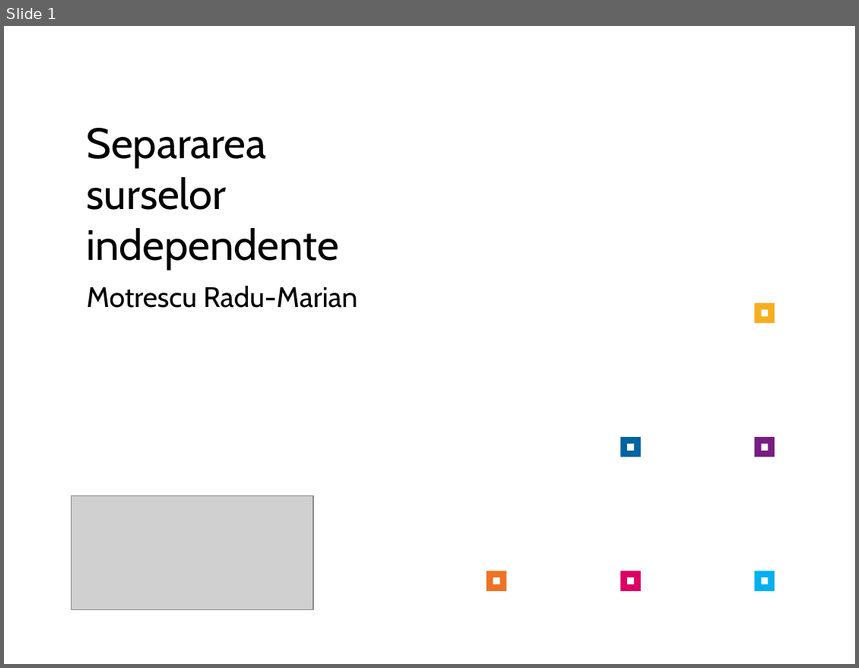
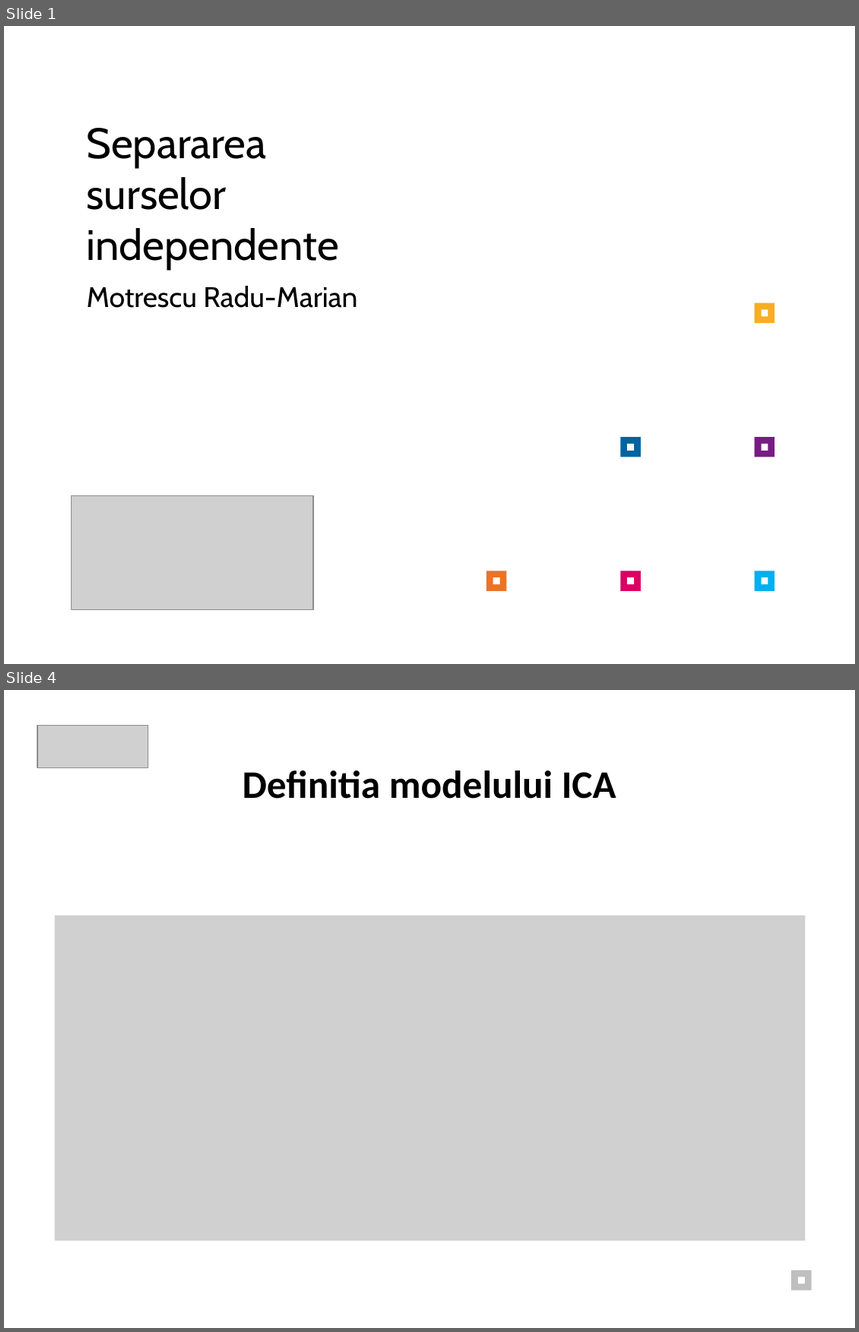
Before and after one commit to radumotrescu/Licenta-BSS, a slide deck: documentatie/prezentare_v2.pptx. Shown one above the other, each under a label of ours: slide 1 before the commit, slides 1 and 4 after it; the slides between them are not shown. The pictures are 859x668 and 859x1332 pixels, drawn with LibreOffice and Linux fonts; fonts in the diff are those of the drawing; grey boxes stand for pictures. Boxes give left, top, right and bottom in pixels: in the first picture for what was removed or moved away, otherwise in the second. Text is boxed around its words. In the diff, an @@ line names an element or a change of style, - is before the commit and + after.

```diff
--- a/documentatie/prezentare_v2.pptx
+++ b/documentatie/prezentare_v2.pptx
@@ slide 4 added at [4, 690, 855, 1328], background #FFFFFF @@
@@ picture added at [37, 725, 148, 768] @@
@@ title added at [243, 771, 617, 799], 33 pt, text #000000, bold @@
+Definitia modelului ICA
@@ picture added at [54, 916, 805, 1241] @@
@@ rectangle added at [791, 1271, 812, 1291], fill #BFBFBF @@
@@ rectangle added at [798, 1277, 805, 1284], fill #FFFFFF @@
```
Also in this commit, not shown: 7 other slides added, 3 slides removed, 7 other files.
